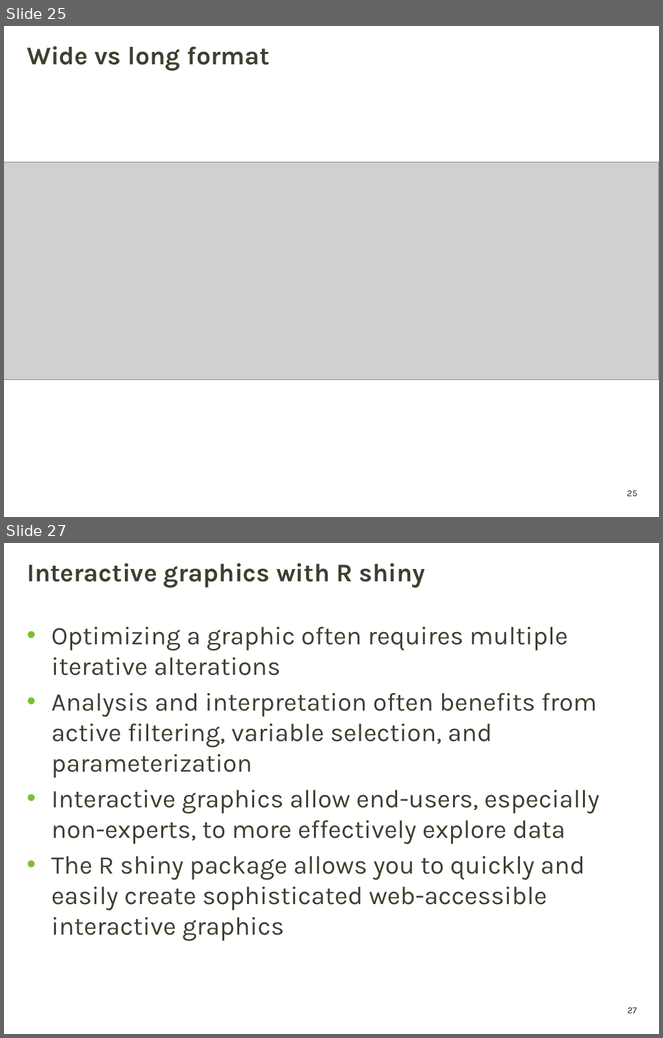
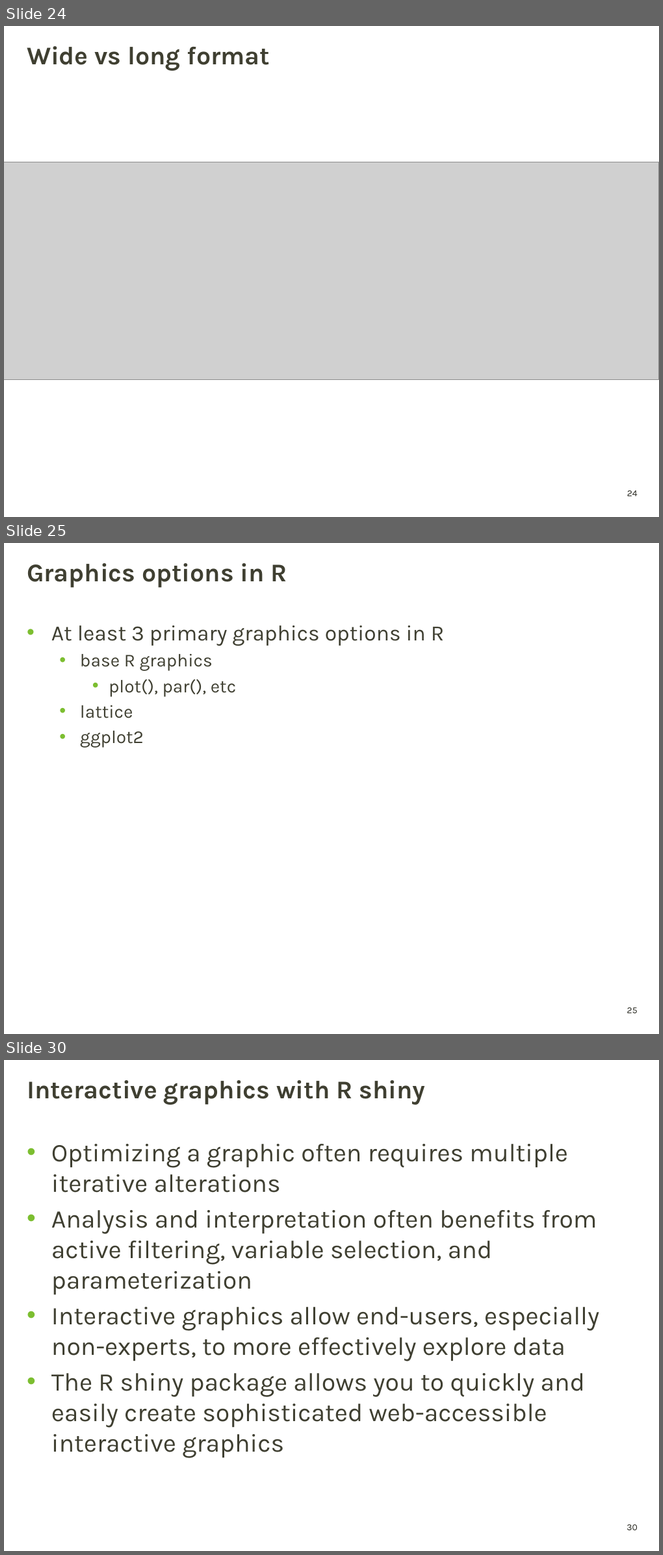
Before and after one commit to griffithlab/genviz.org, a slide deck: lectures/GenViz_Module2_Lecture.pptx. Shown one above the other, each under a label of ours: slides 25 and 27 before the commit, slides 24, 25 and 30 after it; the slides between them are not shown. The pictures are 663x1038 and 663x1555 pixels, drawn with LibreOffice and Linux fonts; fonts in the diff are those of the drawing; grey boxes stand for pictures; background and template pictures are left out. Boxes give left, top, right and bottom in pixels: in the first picture for what was removed or moved away, otherwise in the second. Text is boxed around its words. In the diff, an @@ line names an element or a change of style, - is before the commit and + after.

```diff
--- a/lectures/GenViz_Module2_Lecture.pptx
+++ b/lectures/GenViz_Module2_Lecture.pptx
@@ slide 25 added at (4, 543, 659, 1034), background picture (left out); not listed: 1 template element that a slide beside it also shows @@
@@ title added at (27, 563, 287, 588), 28 pt, text #3F3F32, bold @@
+Graphics options in R
@@ text added at (51, 626, 445, 748), 20 pt, text #3F3F32 @@
+• At least 3 primary graphics options in R
+  • base R graphics
+    • plot(), par(), etc
+  • lattice
+  • ggplot2
@@ what was slide 25 is now slide 24 @@
@@ page number at (627, 491, 638, 497): text changed @@
-25
+24
@@ what was slide 27 is now slide 30 @@
@@ page number at (627, 1525, 638, 1531): text changed @@
-27
+30
```
Also in this commit, not shown: 2 slides changed, 5 other slides added, 2 slides removed, 1 other file.
